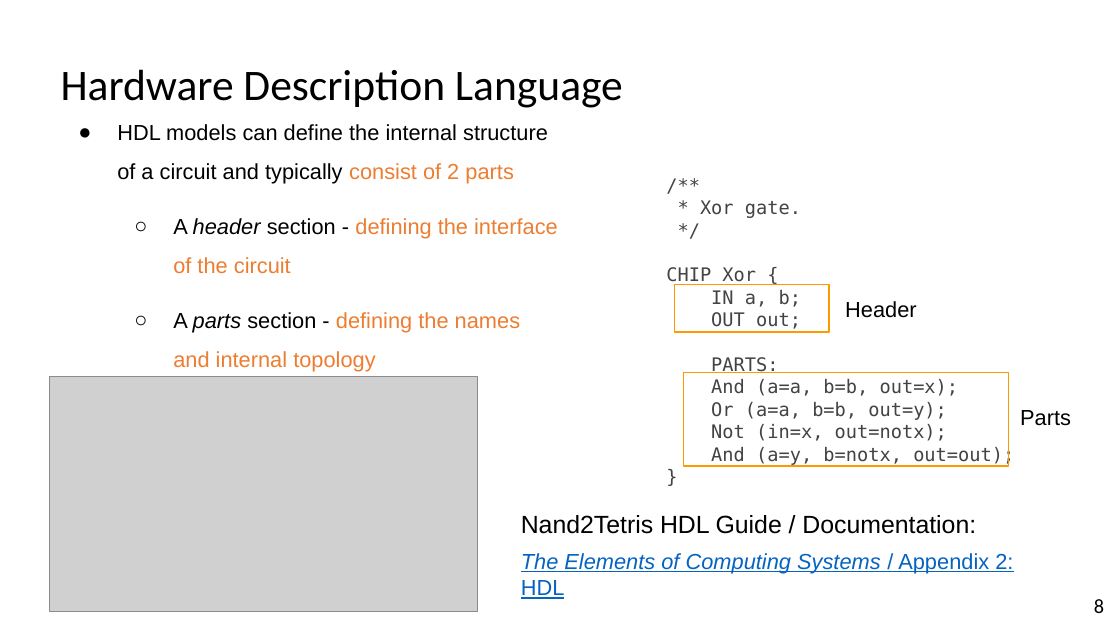
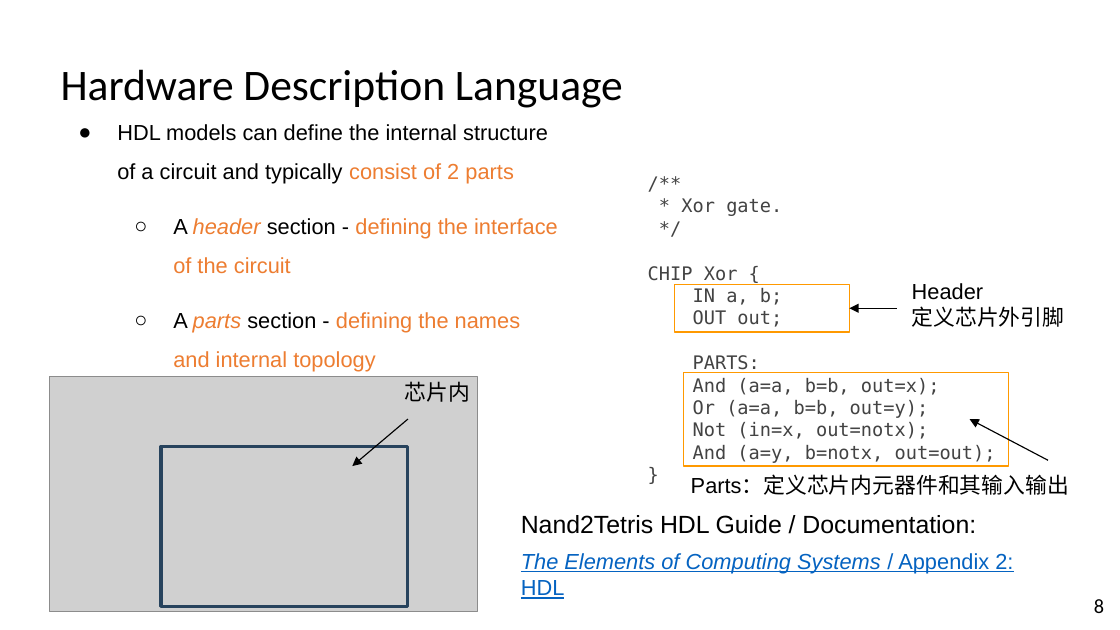
Before and after one commit to vcboy1/Leeds, a slide deck: slide 8 of 26fall/1860/Lecture/Week1.5/Lab 1.5.1 HDL & CAD Intro LAB 1.pptx. Drawn at 1120x630 pixels with LibreOffice and Linux fonts; fonts in the diff are those of the drawing; grey boxes stand for pictures; background and template pictures are left out. Boxes give left, top, right and bottom in pixels: in the first picture for what was removed or moved away, otherwise in the second. Text is boxed around its words. In the diff, an @@ line names an element or a change of style, - is before the commit and + after.

```diff
--- a/26fall/1860/Lecture/Week1.5/Lab 1.5.1 HDL & CAD Intro LAB 1.pptx
+++ b/26fall/1860/Lecture/Week1.5/Lab 1.5.1 HDL & CAD Intro LAB 1.pptx
@@ text "/**": place and size @@
-text "/**" at [666, 200, 1014, 466]
+text "/**" at [648, 198, 996, 463]
@@ text at [173, 218, 558, 372]: text colour #000000 to #ED7D31 in "header", "parts" @@
@@ rectangle: place and size @@
-rectangle at [674, 284, 829, 333]
+rectangle at [674, 284, 849, 333]
@@ text at [912, 283, 1065, 327]: text changed @@
-Header
+Header
+定义芯片外引脚
@@ arrow added from (897, 308) to (849, 308), #000000 0.75 pt @@
@@ text added at [405, 381, 470, 402], 14 pt, text #000000 @@
+芯片内
@@ arrow added from (408, 419) to (353, 466), #000000 0.75 pt @@
@@ arrow added from (1048, 460) to (970, 419), #000000 0.75 pt @@
@@ rectangle added at [161, 447, 408, 607], outline #28445D 2 pt @@
@@ text at [691, 476, 1069, 495]: text changed @@
-Parts
+Parts：定义芯片内元器件和其输入输出
```
Also in this commit, not shown: 4 other slides changed, 3 slides added, 20 other files.
